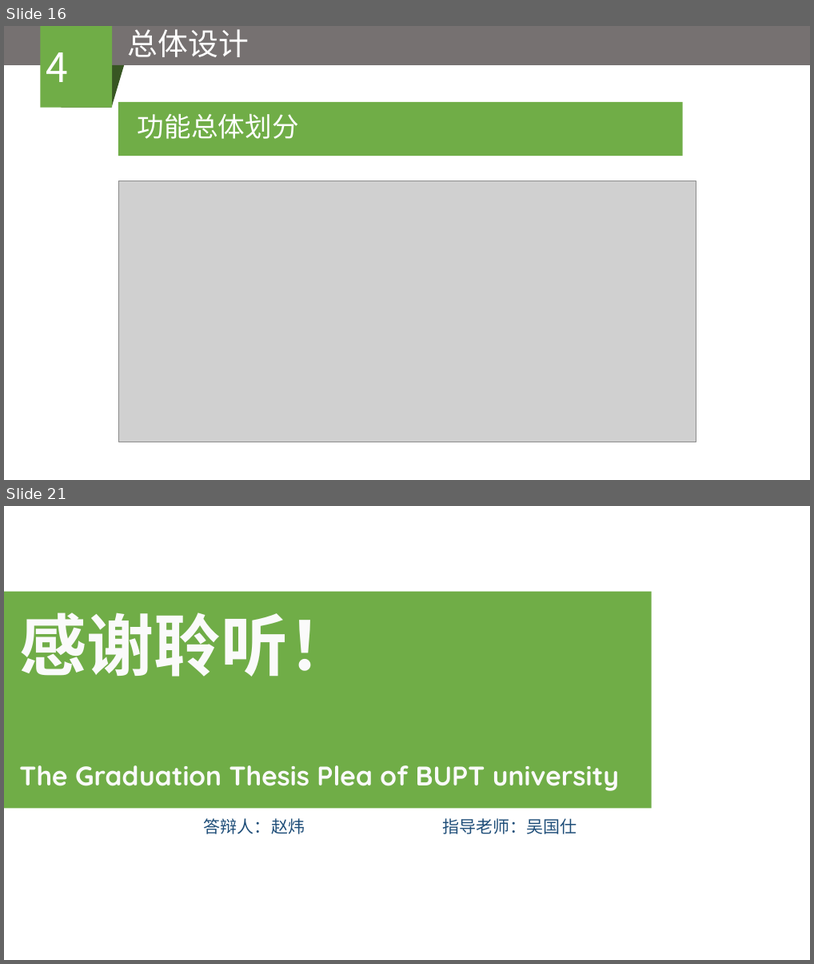
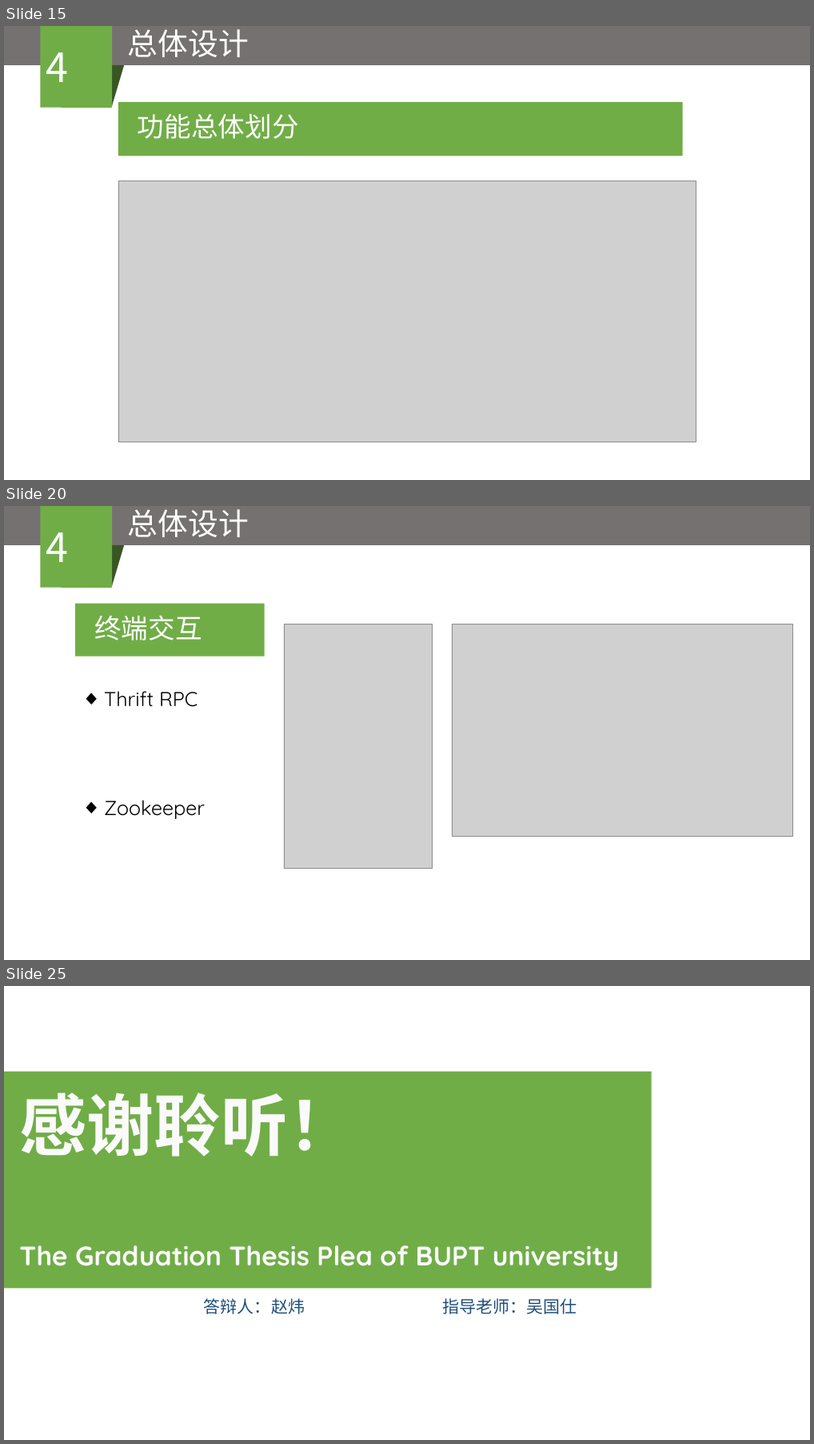
Before and after one commit to zwbn57175596/zhaowei, a slide deck: BUPT_paper/企业移动协同云办公系统——工作圈的设计与实现.pptx. Shown one above the other, each under a label of ours: slides 16 and 21 before the commit, slides 15, 20 and 25 after it; the slides between them are not shown. The pictures are 814x964 and 814x1444 pixels, drawn with LibreOffice and Linux fonts; fonts in the diff are those of the drawing; grey boxes stand for pictures. Boxes give left, top, right and bottom in pixels: in the first picture for what was removed or moved away, otherwise in the second. Text is boxed around its words. In the diff, an @@ line names an element or a change of style, - is before the commit and + after.

```diff
--- a/BUPT_paper/企业移动协同云办公系统——工作圈的设计与实现.pptx
+++ b/BUPT_paper/企业移动协同云办公系统——工作圈的设计与实现.pptx
@@ slide 20 added at [4,506,810,960], background #FFFFFF @@
@@ rectangle added at [4,506,810,545], fill #767171 @@
@@ rectangle added at [41,506,113,588], fill #70AD47, 48 pt, text #FFFFFF @@
+4
@@ text added at [128,509,249,537], 36 pt, text #FFFFFF @@
+总体设计
@@ flow chart input output added at [61,545,124,588], fill #385723 @@
@@ rectangle added at [75,604,265,656], fill #70AD47 @@
@@ text added at [94,615,202,640], 32 pt, text #FFFFFF @@
+终端交互
@@ picture added at [284,624,432,869] @@
@@ picture added at [452,624,794,836] @@
@@ text added at [104,691,205,819], 24 pt, text #000000 @@
+◆ Thrift RPC
+◆ Zookeeper
@@ what was slide 16 is now slide 15 @@
@@ what was slide 21 is now slide 25 @@
```
Also in this commit, not shown: 7 slides changed, 6 other slides added, 3 slides removed, 2 other files.
